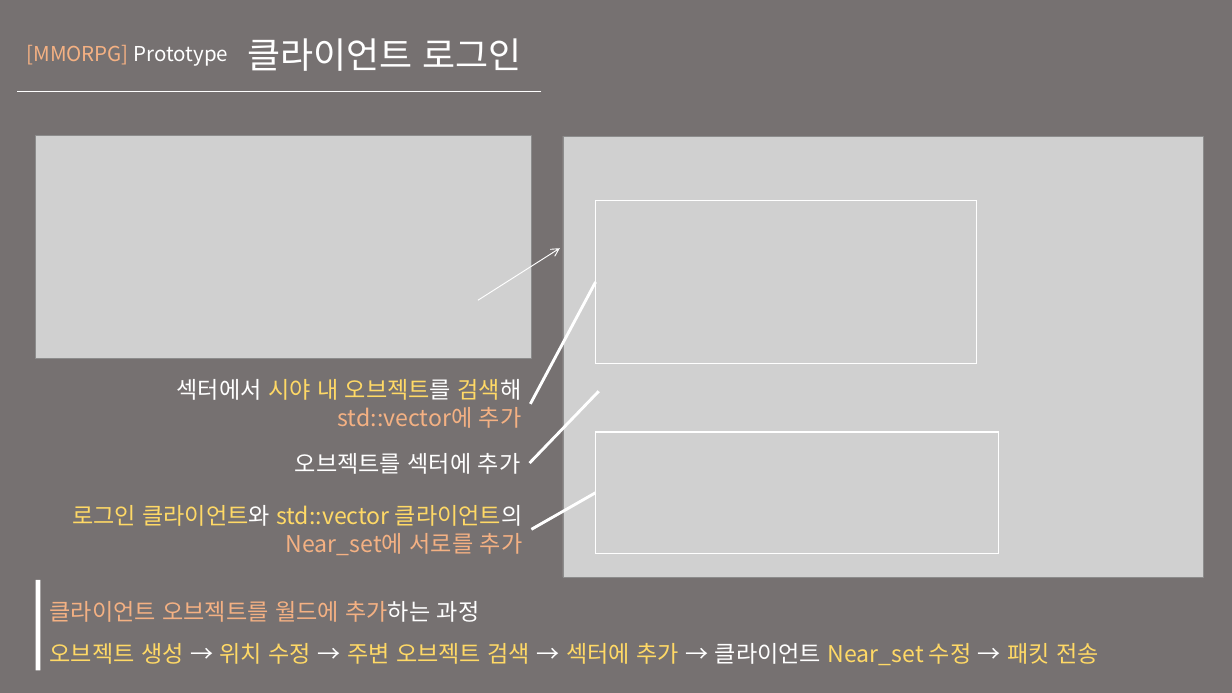
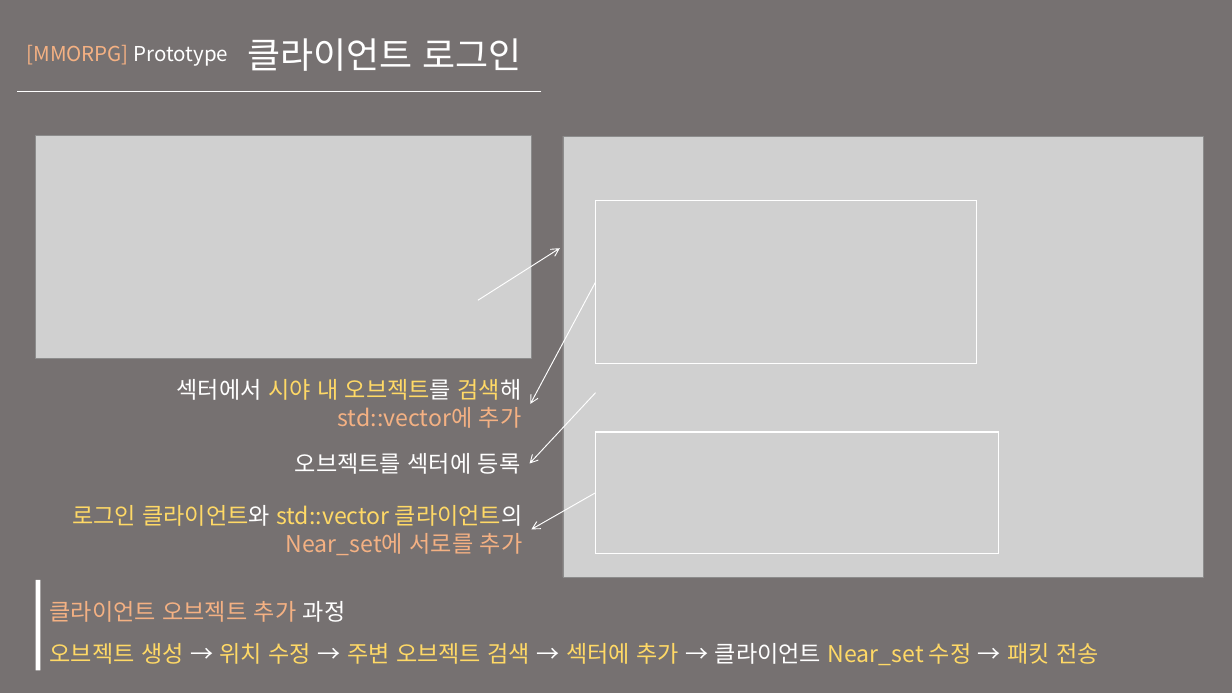
Before and after one commit to KU-t/1920-thesis, a slide deck: slide 29 of 취업지도/포트폴리오/포트폴리오 ver.12.pptx. Drawn at 1232x693 pixels with LibreOffice and Linux fonts; fonts in the diff are those of the drawing; grey boxes stand for pictures. Boxes give left, top, right and bottom in pixels: in the first picture for what was removed or moved away, otherwise in the second. Text is boxed around its words. In the diff, an @@ line names an element or a change of style, - is before the commit and + after.

```diff
--- a/취업지도/포트폴리오/포트폴리오 ver.12.pptx
+++ b/취업지도/포트폴리오/포트폴리오 ver.12.pptx
@@ line (596, 282) - (531, 404): line to arrow; stroke #FFFFFF 2.25 pt to #FFFFFF 0.75 pt @@
@@ 3 arrows: place and size @@
-3 arrows at <box>530,282,599,530</box>
+3 arrows at <box>530,282,596,530</box>
@@ line (596, 393) - (530, 464): line to arrow; stroke #FFFFFF 2.25 pt to #FFFFFF 0.75 pt @@
@@ text at <box>295,453,520,474</box>: text changed @@
-오브젝트를 섹터에 추가
+오브젝트를 섹터에 등록
@@ line (596, 493) - (531, 530): line to arrow; stroke #FFFFFF 2.25 pt to #FFFFFF 0.75 pt @@
@@ text at <box>50,601,346,622</box>: text changed @@
-클라이언트 오브젝트를 월드에 추가하는 과정
+클라이언트 오브젝트 추가 과정
```
Also in this commit, not shown: 17 other slides changed, 6 slides added.
